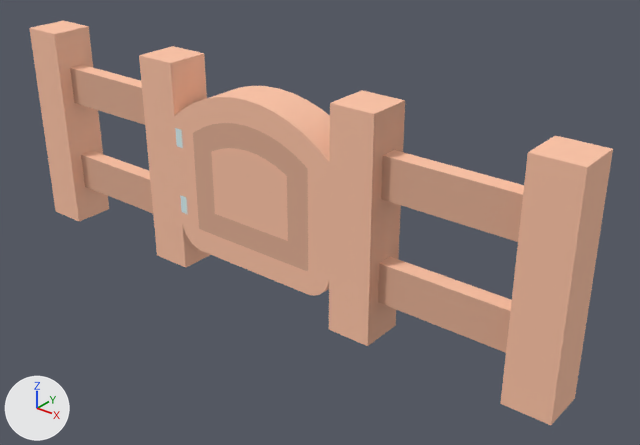
Two versions of the glTF model public/assets/models/kenney-nature-kit/fence_gate.glb, one commit apart.
One viewpoint serves both versions: a camera (50 mm lens) standing at (0.827, -0.902, 0.656) and looking at (0.078, 0.034, 0.076). Arrows for +X, +Y and +Z are at lower left; the lights stay in place. The first picture is the older version. Where no turn or scale is listed for an object, it has been applied to the vertices. Vertices at exactly the same position are counted once.

Objects in the first picture: 'fence_gate', 'gate'.
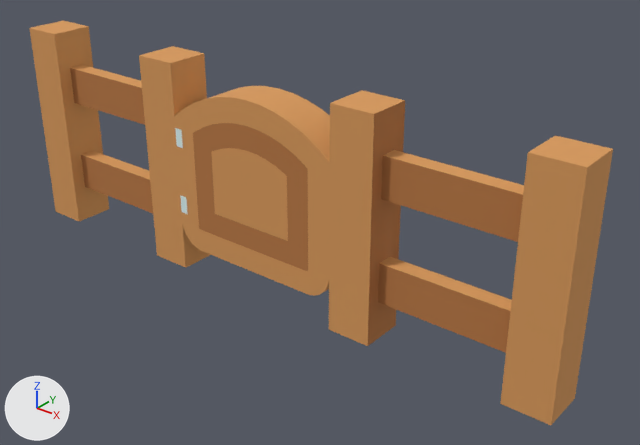
The change, as a list of edits to the scene's bpy script:
```text
Change me_mesh_fence_gate:
    where me_mesh_fence_gate.from_pydata(...)  # 64 vertices, 128 faces; spans x -0.5..0.5, y 0.43..0.5, z 0.0..0.345
    used by ob_fence_gate; location = (0.0, -0.465, -0.05)
    me_mesh_fence_gate part 1: 128 faces centred in x -0.5..0.5, y 0.43..0.5, z 0.0..0.345 are repainted in the vertex colours; the middle colour goes from beige #ffc5a7 to orange #d99a5b
Change me_mesh_gate:
    where me_mesh_gate.from_pydata(...)  # 200 vertices, 396 faces; spans x 0.0..0.3, y -0.035..0.035, z -0.128..0.146
    used by ob_gate; location = (-0.15, 0.0, 0.123)
    me_mesh_gate part 2: 384 faces centred in x 0.0..0.3, y -0.035..0.035, z -0.128..0.145 are repainted in the vertex colours; the middle colour goes from beige #ffc5a7 to orange #d99a5b
```

Location of each change, [x1, y1, x2, y2] in pixels of the pictures (640 x 445 px):
part 1 of me_mesh_fence_gate, recoloured (beige to orange): [29, 21, 613, 425] in both
part 2 of me_mesh_gate, recoloured (beige to orange): [174, 86, 330, 296] in both
